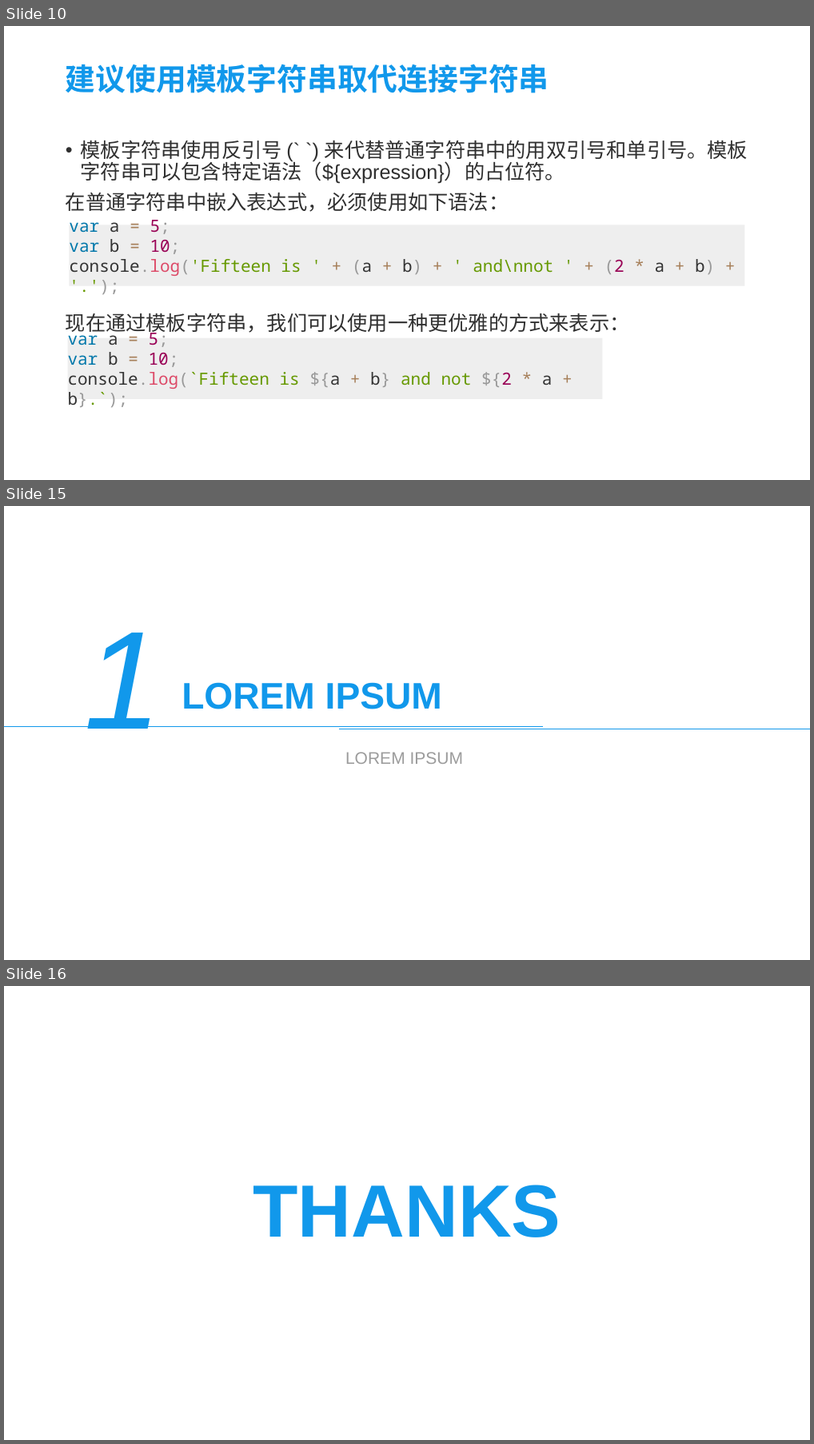
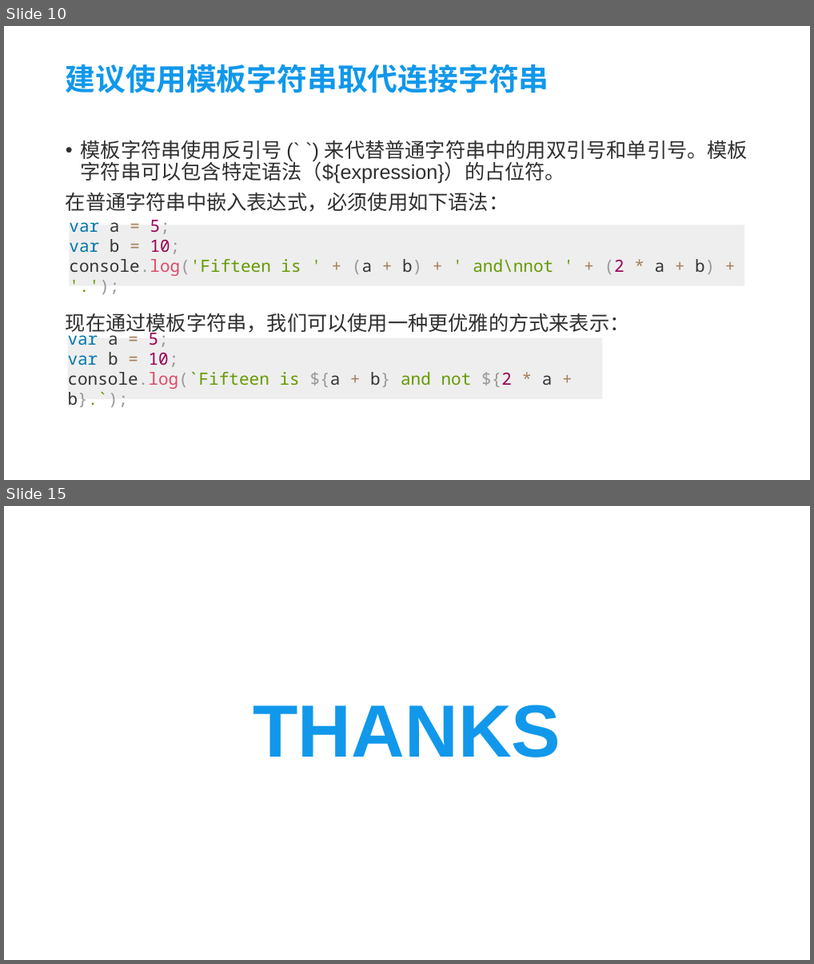
Before and after one commit to iuin/angular-example, a slide deck: Angular coding style.pptx. Shown one above the other, each under a label of ours: slides 10, 15 and 16 before the commit, slides 10 and 15 after it; the slides between them are not shown. The pictures are 814x1444 and 814x964 pixels, drawn with LibreOffice and Linux fonts; fonts in the diff are those of the drawing; background and template pictures are left out. Boxes give left, top, right and bottom in pixels: in the first picture for what was removed or moved away, otherwise in the second. Text is boxed around its words. In the diff, an @@ line names an element or a change of style, - is before the commit and + after.

```diff
--- a/Angular coding style.pptx
+++ b/Angular coding style.pptx
@@ slide 15 removed at (x1=4, y1=506, x2=810, y2=960), background picture (left out) @@
@@ text removed at (x1=85, y1=632, x2=162, y2=728) @@
-1
@@ title removed at (x1=182, y1=682, x2=442, y2=709) @@
-LOREM IPSUM
@@ line removed from (4, 726) to (544, 726) @@
@@ line removed from (340, 728) to (810, 728) @@
@@ text removed at (x1=346, y1=752, x2=464, y2=764) @@
-LOREM IPSUM
@@ what was slide 16 is now slide 15 @@
```
Also in this commit, not shown: 9 slides changed.
